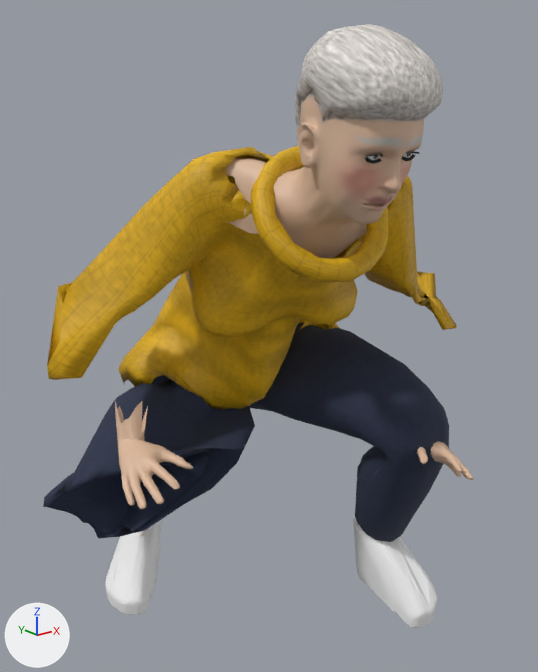
The glTF model characters/exports/old_marg.glb: old version first, new version second.
The view is the same before and after, from a camera (50 mm lens) standing at (-0.846, -1.089, 1.007) and looking at (-0.03, -0.07, 0.6). The lights are fixed; the arrows at lower left show +X, +Y and +Z. The first picture is the older version. Both versions are drawn at frame 0 of the action 'jump'; the numbers are the values there. Vertices at exactly the same position are counted once.

Script lines for the objects in view, before the commit:
```python
ob_collar_001 = bpy.data.objects.new('collar.001', me_torus_001)
ob_collar_001.location = (0.0, 0.0, 0.0)
ob_hair_001 = bpy.data.objects.new('hair.001', me_old_marg_body_009)
ob_hair_001.location = (0.0, 0.0, 0.0)
ob_jacket_001 = bpy.data.objects.new('jacket.001', me_old_marg_body_012)
ob_jacket_001.location = (0.0, 0.0, 0.0)
ob_old_marg_body_dressed = bpy.data.objects.new('old_marg_body_dressed', me_old_marg_body_015)
ob_old_marg_body_dressed.location = (0.0, 0.0, 0.0)
ob_sneaker_l_001 = bpy.data.objects.new('sneaker_l.001', me_sneaker_002)
ob_sneaker_l_001.location = (0.0, 0.0, 0.0)
ob_sneaker_r_001 = bpy.data.objects.new('sneaker_r.001', me_sneaker_003)
ob_sneaker_r_001.location = (0.0, 0.0, 0.0)
ob_work_pants_001 = bpy.data.objects.new('work_pants.001', me_old_marg_body_014)
ob_work_pants_001.location = (0.0, 0.0, 0.0)
```
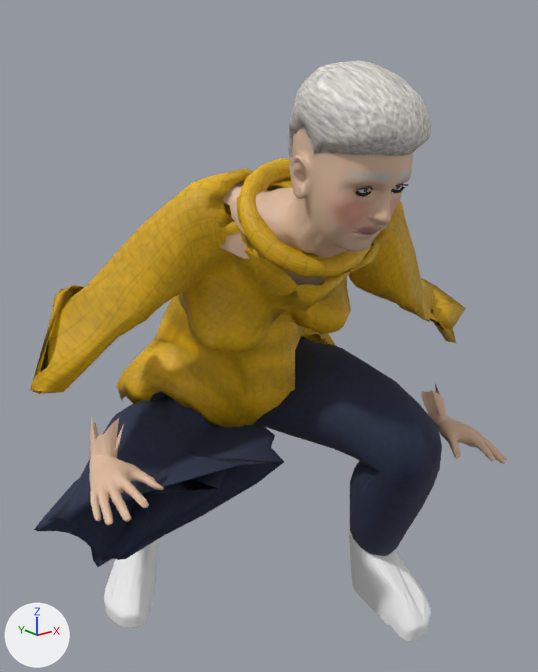
Pixel boxes (x1, y1, x2, y2) of what changed, in the pictures (538 x 672 px; the box of a moved part takes in the faces that stretch with it):
'jacket.001', reshaped (6% wider)
    before: (47, 147, 457, 410)
    after: (30, 168, 466, 427)
'work_pants.001', reshaped
    before: (43, 322, 449, 542)
    after: (34, 337, 442, 567)
'old_marg_body_dressed', reshaped (17% wider, 10% shorter)
    before: (115, 91, 473, 538)
    after: (89, 125, 507, 525)
'hair.001', reshaped
    before: (295, 24, 443, 128)
    after: (287, 61, 431, 159)
'collar.001', reshaped (12% shorter)
    before: (251, 146, 388, 282)
    after: (236, 158, 371, 278)
'sneaker_l.001', moved
    before: (353, 518, 437, 628)
    after: (349, 532, 431, 641)
'sneaker_r.001', moved
    before: (105, 519, 162, 615)
    after: (104, 539, 159, 628)
part 4 of me_old_marg_body_015, moved or reshaped
    before: (115, 401, 193, 509)
    after: (89, 417, 164, 525)
part 5 of me_old_marg_body_015, moved or reshaped
    before: (417, 441, 473, 480)
    after: (422, 383, 507, 464)
part 6 of me_old_marg_body_015, moved or reshaped
    before: (226, 91, 425, 258)
    after: (221, 125, 413, 285)

The change, as a list of edits to the scene's bpy script:
```text
Change me_torus_001:
    remove me_torus_001.from_pydata(...)  # 100 vertices, 200 faces; spans x -0.192..0.028, y -0.332..-0.185, z 0.753..0.945
    add me_torus_001.from_pydata(...)  # 100 vertices, 200 faces; spans x -0.185..0.036, y -0.299..-0.135, z 0.753..0.923
    me_torus_001 part 1: the whole mesh is multiplied about its middle by the matrix ((0.998, -0.008, 0.034), (-0.009, 0.964, 0.142), (-0.034, -0.142, 0.962)), then moved by (0.007, 0.043, -0.011)
Change me_old_marg_body_009:
    remove me_old_marg_body_009.from_pydata(...)  # 901 vertices, 1798 faces; spans x -0.179..-0.019, y -0.465..-0.252, z 0.923..1.103
    add me_old_marg_body_009.from_pydata(...)  # 901 vertices, 1798 faces; spans x -0.178..-0.018, y -0.449..-0.236, z 0.88..1.06
    me_old_marg_body_009 part 2: 901 of 901 vertices moved; they spanned x -0.179..-0.019, y -0.465..-0.252, z 0.923..1.103 and now span x -0.178..-0.018, y -0.449..-0.236, z 0.88..1.06; mean shift (0.001, 0.016, -0.043)
Change me_old_marg_body_012:
    remove me_old_marg_body_012.from_pydata(...)  # 1296 vertices, 2600 faces; spans x -0.427..0.379, y -0.278..0.219, z 0.407..0.943
    add me_old_marg_body_012.from_pydata(...)  # 1296 vertices, 2600 faces; spans x -0.446..0.386, y -0.265..0.239, z 0.36..0.91
    me_old_marg_body_012 part 3: 1296 of 1296 vertices moved; they spanned x -0.427..0.379, y -0.278..0.219, z 0.407..0.943 and now span x -0.446..0.386, y -0.265..0.239, z 0.36..0.91; mean shift (0.003, 0.016, -0.034)
Change me_old_marg_body_015:
    remove me_old_marg_body_015.from_pydata(...)  # 2591 vertices, 5046 faces; spans x -0.391..0.227, y -0.445..0.23, z 0.111..1.083
    add me_old_marg_body_015.from_pydata(...)  # 2591 vertices, 5046 faces; spans x -0.439..0.291, y -0.429..0.241, z 0.072..1.04
    me_old_marg_body_015 part 4: the loose piece of 522 vertices spanning x -0.391..-0.286, y -0.244..-0.043, z 0.432..0.553 is turned 6.7 degrees about the y axis through its middle, then moved by (-0.042, 0.016, -0.022)
    me_old_marg_body_015 part 5: the loose piece of 522 vertices spanning x 0.067..0.171, y -0.418..-0.215, z 0.373..0.501 is turned -15.7 degrees about the y axis through its middle, then moved by (0.11, 0.016, -0.019)
    me_old_marg_body_015 part 6: 1511 of 2591 vertices moved; they spanned x -0.211..0.101, y -0.445..-0.104, z 0.765..1.083 and now span x -0.208..0.099, y -0.429..-0.084, z 0.725..1.04; mean shift (0.001, 0.017, -0.042); largest move (-0.061, -0.184, 0.907) -> (-0.058, -0.139, 0.881)
    other edits to the shape of me_old_marg_body_015 do not show in these pictures
Change me_sneaker_002:
    remove me_sneaker_002.from_pydata(...)  # 352 vertices, 700 faces; spans x 0.142..0.249, y -0.317..-0.093, z 0.017..0.159
    add me_sneaker_002.from_pydata(...)  # 352 vertices, 700 faces; spans x 0.142..0.249, y -0.306..-0.081, z -0.023..0.119
    me_sneaker_002 part 7: the whole mesh is moved by (0.0, 0.012, -0.04)
Change me_sneaker_003:
    remove me_sneaker_003.from_pydata(...)  # 352 vertices, 700 faces; spans x -0.287..-0.106, y 0.072..0.266, z 0.011..0.152
    add me_sneaker_003.from_pydata(...)  # 352 vertices, 700 faces; spans x -0.287..-0.107, y 0.084..0.278, z -0.029..0.112
    me_sneaker_003 part 8: the whole mesh is moved by (0.0, 0.012, -0.04)
Change me_old_marg_body_014:
    remove me_old_marg_body_014.from_pydata(...)  # 998 vertices, 2000 faces; spans x -0.43..0.243, y -0.339..0.257, z 0.136..0.589
    add me_old_marg_body_014.from_pydata(...)  # 998 vertices, 2000 faces; spans x -0.449..0.243, y -0.326..0.275, z 0.097..0.555
    me_old_marg_body_014 part 9: 998 of 998 vertices moved; they spanned x -0.43..0.243, y -0.339..0.257, z 0.136..0.589 and now span x -0.449..0.243, y -0.326..0.275, z 0.097..0.555; mean shift (0.001, 0.013, -0.039)
```
